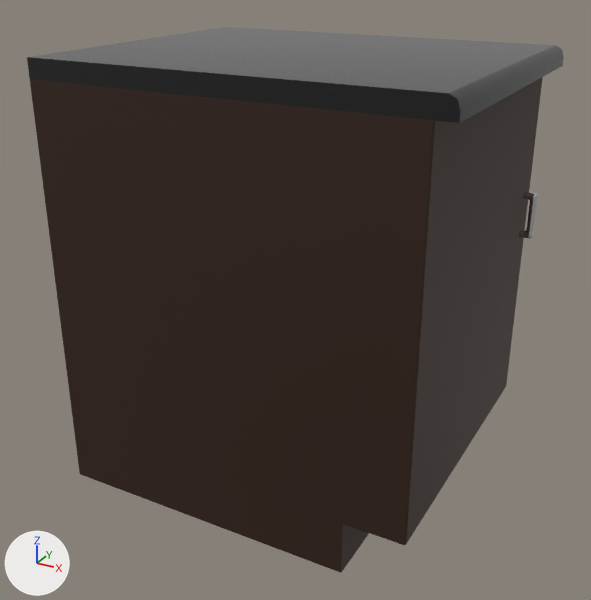
Renders of the FBX model Meshes/Cabinet.fbx from each side of a commit.
Camera for both pictures: a 50 mm lens placed at (0.599, -1.107, 0.499), pointed at (0.005, -0.027, -0.041). Every picture has the same lights, and +X, +Y and +Z are marked at lower left.

The older version as bpy lines, for what is in view:
```python
mat_taso = principled_material('Taso')
mat_taso.base_color = (0.0116, 0.0116, 0.0116)  # black #1c1c1c
mat_taso.roughness = 0.0
me_cube_006 = bpy.data.meshes.new('Cube.006')
me_cube_006.from_pydata(...)  # 58 vertices, 54 faces; spans x -0.328..0.3, y -0.25..0.25, z -0.397..0.303
# faces by material slot: [41, 13]
me_cube_006.materials.append(mat_kaappi)  # brown #311a0b
me_cube_006.materials.append(mat_taso)  # black #1c1c1c
me_cube_023 = bpy.data.meshes.new('Cube.023')
me_cube_023.from_pydata(...)  # 364 vertices, 364 faces; spans x 0.0..0.051, y 0.0..0.5, z -0.29..0.29
# faces by material slot: [10, 354]
me_cube_023.materials.append(mat_kaappi)  # brown #311a0b
me_cube_023.materials.append(mat_metalli)  # white #e7e7e7
ob_cabinet = bpy.data.objects.new('Cabinet', me_cube_006)
ob_cabinet.location = (0.028, 0.0, 0.047)
ob_door = bpy.data.objects.new('Door', me_cube_023)
ob_door.location = (0.27, -0.25, 0.03)
```
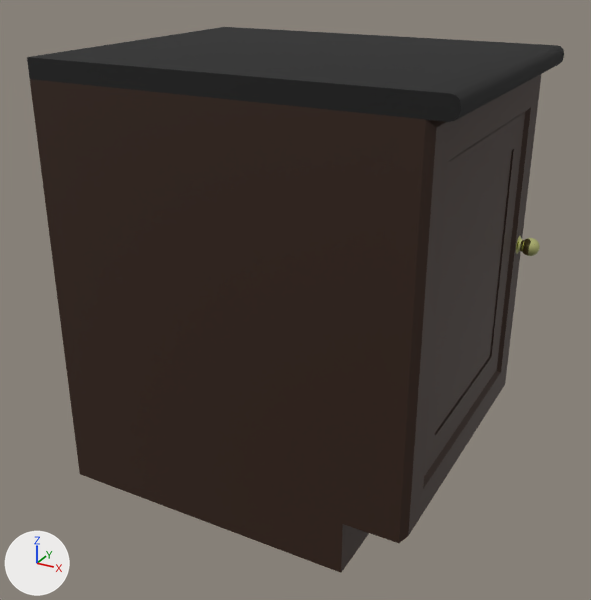
Commit message: improved cabinets

Changed parts and their boxes [x1, y1, x2, y2] in the pictures (591 x 600 px):
'Door', reshaped: before [386, 77, 543, 545]; after [386, 74, 541, 543]
part 1 of me_cube_023, added: after [516, 236, 524, 254]
part 2 of me_cube_023, cut back: before [519, 191, 538, 239]; after [522, 238, 540, 256]
part 3 of me_cube_023, built on: before [397, 77, 543, 545]; after [397, 74, 541, 543]

The change, as a diff of the scene's bpy script:
```diff
--- a/Meshes/Cabinet.fbx.py
+++ b/Meshes/Cabinet.fbx.py
@@ mat_taso @@
 mat_taso.base_color = (0.0116, 0.0116, 0.0116)  # black #1c1c1c
-mat_taso.roughness = 0.0
+mat_taso.roughness = 1.0
@@ mat_metalli_001 @@
+mat_metalli_001 = principled_material('Metalli.001')
+mat_metalli_001.base_color = (0.78, 0.802, 0.318)  # beige #e5e799
+mat_metalli_001.metallic = 1.0
+mat_metalli_001.roughness = 0.065
@@ me_cube_023 @@
 # used by ob_door; location = (0.27, -0.25, 0.03)
-me_cube_023.from_pydata(...)  # 364 vertices, 364 faces; spans x 0.0..0.051, y 0.0..0.5, z -0.29..0.29
+me_cube_023.from_pydata(...)  # 612 vertices, 766 faces; spans x 0.0..0.065, y 0.0..0.5, z -0.29..0.29
+# me_cube_023 part 1: a new loose piece of 418 vertices spanning x 0.028..0.039, y 0.451..0.483, z -0.016..0.015, in mat_metalli_001 (beige #e5e799)
+# me_cube_023 part 2: 351 vertices removed from x 0.022..0.051, y 0.46..0.472, z 0.014..0.092; 161 vertices added at x 0.034..0.065, y 0.451..0.482, z -0.016..0.015
+# me_cube_023 part 3: 8 vertices removed from x 0.028..0.03, y 0.0..0.5, z -0.29..0.29; 28 vertices added at x 0.02..0.03, y 0.0..0.5, z -0.29..0.29
 me_cube_023.materials.append(mat_kaappi)
-me_cube_023.materials.append(mat_metalli)  # white #e7e7e7
+me_cube_023.materials.append(mat_metalli_001)  # beige #e5e799
```
